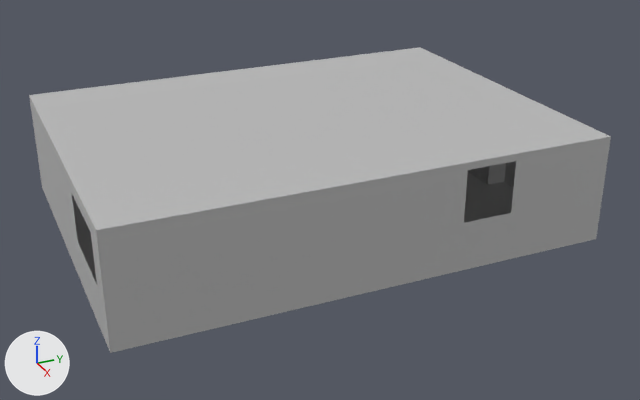
Two versions of the FBX model Unity/Assets/Models/room_closet.fbx, one commit apart.
Both versions are drawn from a 50 mm camera at (13.85, -9.95, 7.1) aimed at (0.28, -3.85, 0.32). The lights are fixed; the arrows at lower left show +X, +Y and +Z. Where no turn or scale is listed for an object, it has been applied to the vertices.

Objects in the first picture: 'doorNotDrawers', 'room'.
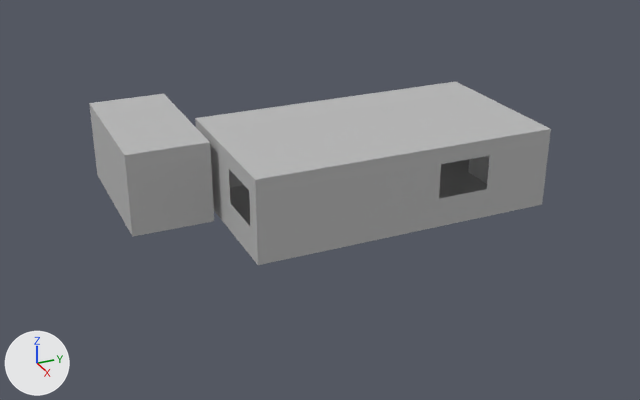
Where the newer file only moved an object's origin or applied its transform, the numbers keep the older frame.

What differs and where, as boxes (x1, y1, x2, y2) in the pictures (640 x 400 px):
'room', deleted
    before: (29, 47, 611, 353)
'rooms', added
    after: (89, 82, 551, 265)
'doorNotDrawers', moved
    before: (478, 166, 489, 184)
    after: (478, 155, 490, 184)

The change, as a list of edits to the scene's bpy script:
```text
Add me_mesh_004_1:
    me_mesh_004_1.from_pydata(...)  # 136 vertices, 131 faces; spans x -2.48..2.48, y -3.71..3.71, z -0.77..0.77
    me_mesh_004_1.materials.append(mat_lambert1)  # grey #bcbcbc
Change ob_doornotdrawers:
    ob_doornotdrawers.location: (0.17, -0.2, 0.57) -> (0.34, -0.2, 1.14)
Remove ob_room:
    ob_room = bpy.data.objects.new('room', me_mesh_004)
    ob_room.location = (-0.04, -4.07, 0.95)
Add ob_rooms:
    ob_rooms = bpy.data.objects.new('rooms', me_mesh_004_1)
    ob_rooms.location = (-0.9, -3.51, 0.76)
```
